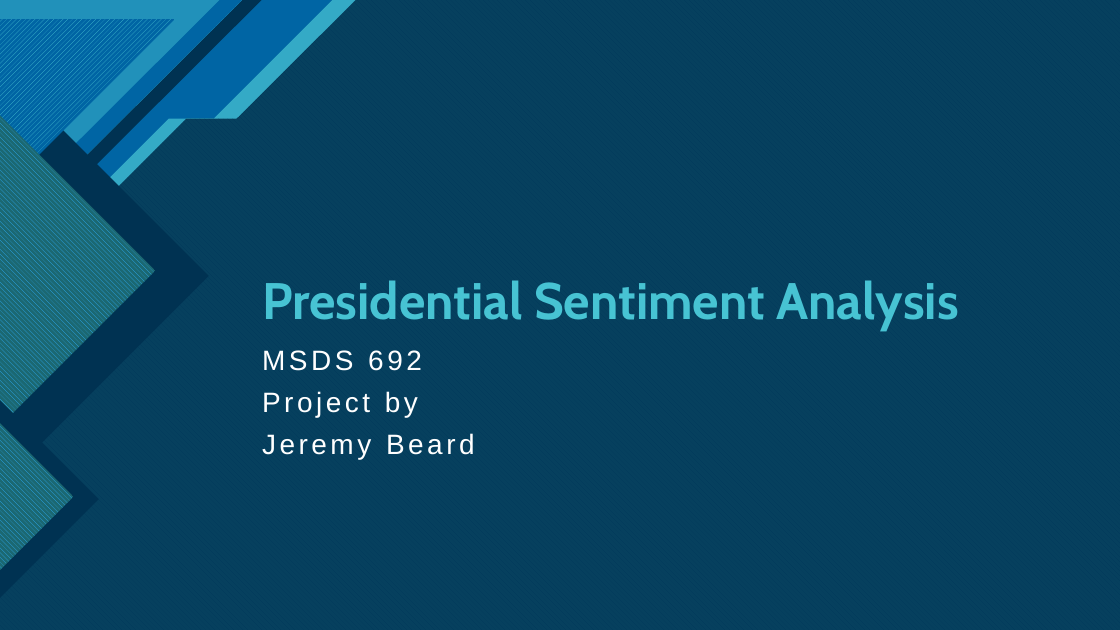
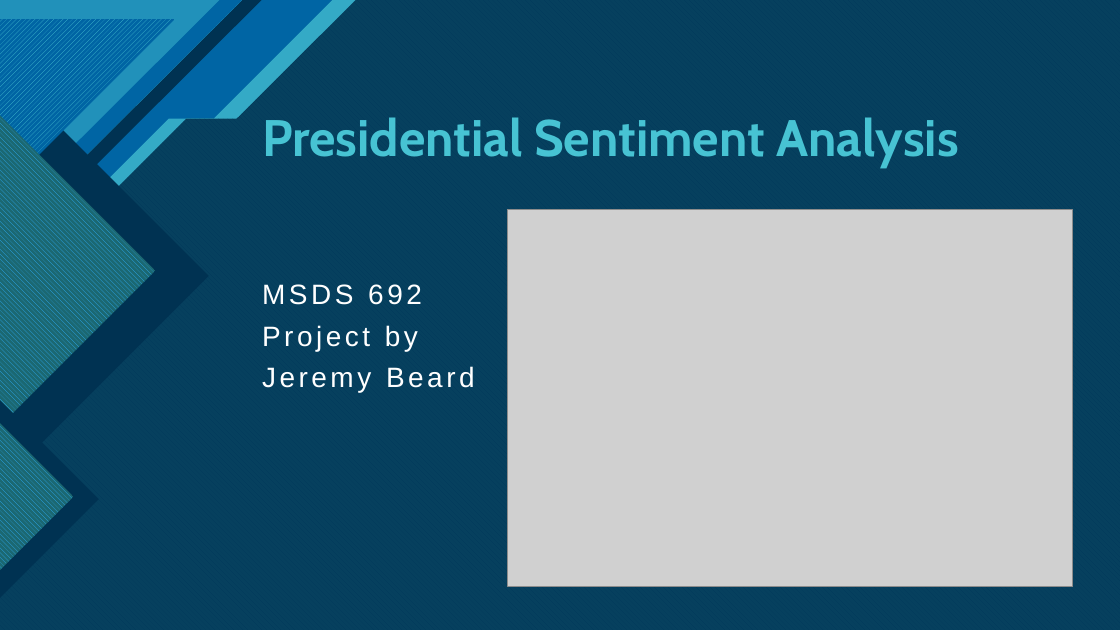
Before and after one commit to jeremyabeard5/MSDS692, a slide deck: slide 1 of MSDS692_SOTU_Presentation_JeremyBeard.pptx. Drawn at 1120x630 pixels with LibreOffice and Linux fonts; fonts in the diff are those of the drawing; grey boxes stand for pictures. Boxes give left, top, right and bottom in pixels: in the first picture for what was removed or moved away, otherwise in the second. Text is boxed around its words. In the diff, an @@ line names an element or a change of style, - is before the commit and + after.

```diff
--- a/MSDS692_SOTU_Presentation_JeremyBeard.pptx
+++ b/MSDS692_SOTU_Presentation_JeremyBeard.pptx
@@ title "Presidential Sentiment Analysis": place and size @@
-title "Presidential Sentiment Analysis" at box(262, 280, 958, 329)
+title "Presidential Sentiment Analysis" at box(262, 117, 958, 167)
@@ picture added at box(508, 209, 1073, 586) @@
@@ subtitle "MSDS 692": place and size @@
-subtitle "MSDS 692" at box(262, 350, 475, 459)
+subtitle "MSDS 692" at box(262, 284, 475, 393)
```
Also in this commit, not shown: 12 slides added, 7 slides removed, 5 other files.
